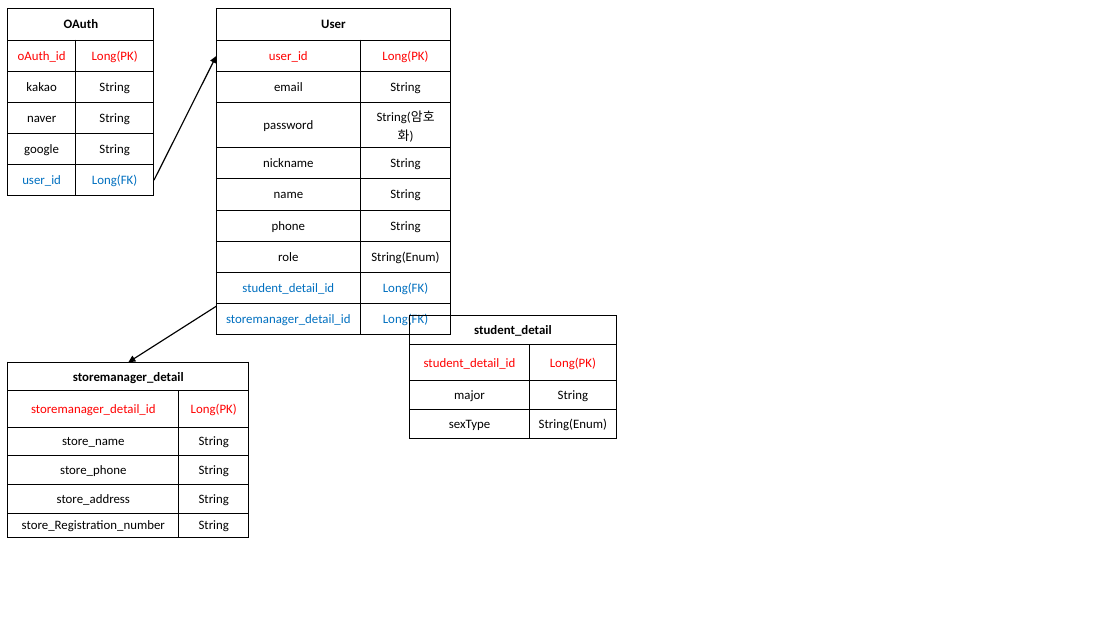
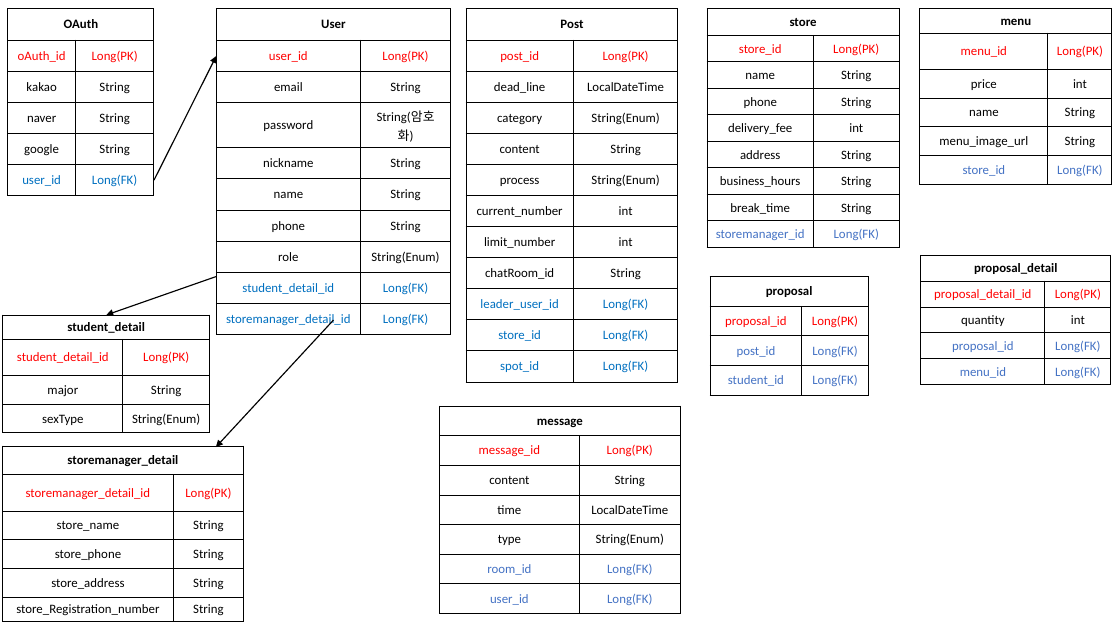
Before and after one commit to 1-n-Fee/1-n-Server, a slide deck: slide 1 of DB 설계.pptx. Drawn at 1120x630 pixels with LibreOffice and Linux fonts; fonts in the diff are those of the drawing. Boxes give left, top, right and bottom in pixels: in the first picture for what was removed or moved away, otherwise in the second. Text is boxed around its words. In the diff, an @@ line names an element or a change of style, - is before the commit and + after.

```diff
--- a/DB 설계.pptx
+++ b/DB 설계.pptx
@@ table added at [466,9,679,382], 12 rows, 2 columns @@
+Post | 
+post_id | Long(PK)
+dead_line | LocalDateTime
+category | String(Enum)
+content | String
+process | String(Enum)
+current_number | int
+limit_number | int
+chatRoom_id | String
+leader_user_id | Long(FK)
+store_id | Long(FK)
+spot_id | Long(FK)
@@ table added at [707,9,900,248], 9 rows, 2 columns @@
+store | 
+store_id | Long(PK)
+name | String
+phone | String
+delivery_fee | int
+address | String
+business_hours | String
+break_time | String
+storemanager_id | Long(FK)
@@ table added at [920,9,1112,184], 6 rows, 2 columns @@
+menu | 
+menu_id | Long(PK)
+price | int
+name | String
+menu_image_url | String
+store_id | Long(FK)
@@ table added at [921,255,1112,385], 5 rows, 2 columns @@
+proposal_detail | 
+proposal_detail_id | Long(PK)
+quantity | int
+proposal_id | Long(FK)
+menu_id | Long(FK)
@@ arrow added from (216, 276) to (107, 315), #000000 1 pt @@
@@ table added at [710,276,868,395], 4 rows, 2 columns @@
+proposal | 
+proposal_id | Long(PK)
+post_id | Long(FK)
+student_id | Long(FK)
@@ table: place and size @@
-table at [410,316,617,439]
+table at [3,315,210,433]
@@ arrow moved from (217, 307) - (129, 362) to (334, 320) - (216, 447) @@
@@ table added at [439,406,680,613], 7 rows, 2 columns @@
+message | 
+message_id | Long(PK)
+content | String
+time | LocalDateTime
+type | String(Enum)
+room_id | Long(FK)
+user_id | Long(FK)
@@ table: place and size @@
-table at [8,362,248,537]
+table at [3,446,243,621]
```
Also in this commit, not shown: 1 other file.
